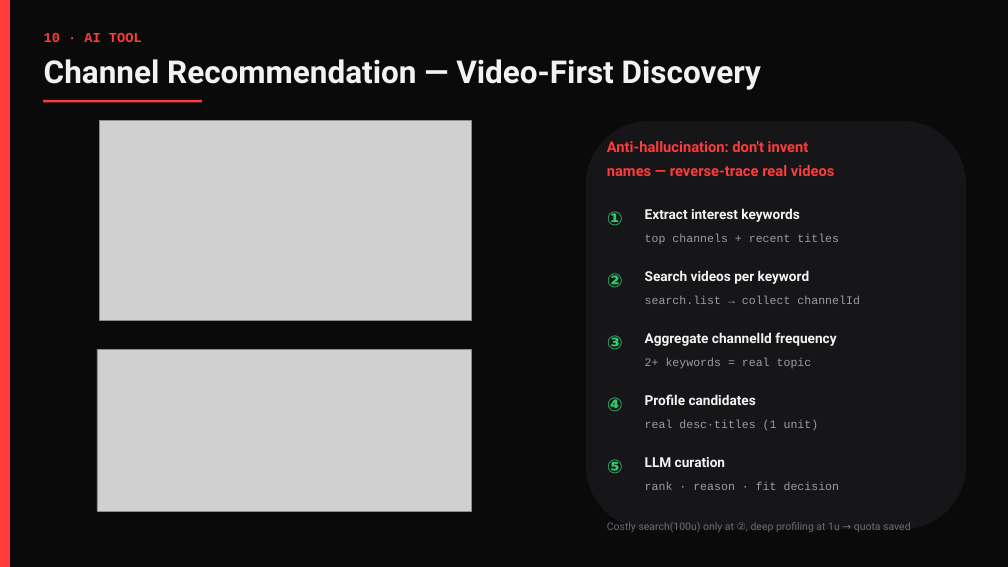
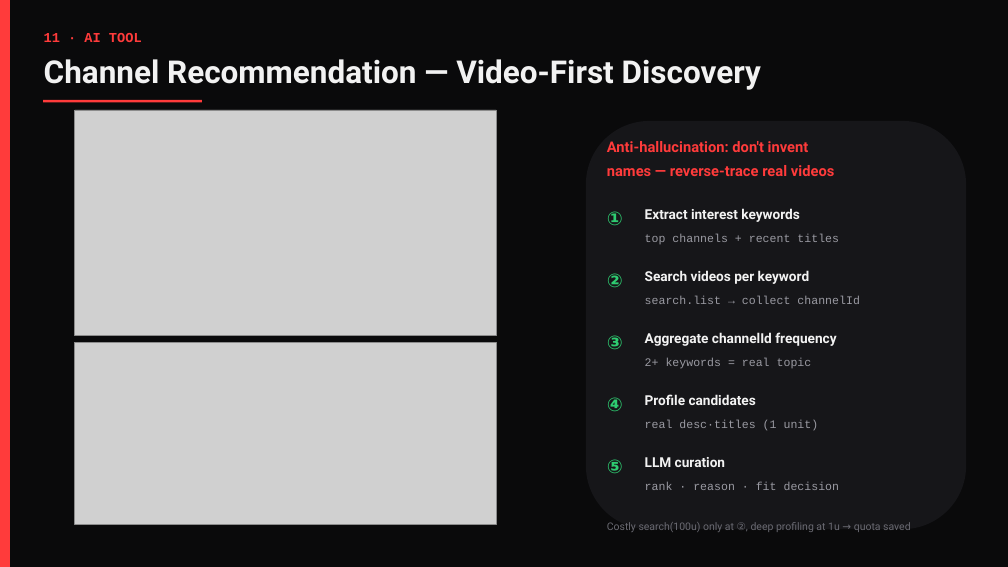
Before and after one commit to HANJUSON/Liberal_algorithm, a slide deck: slide 13 of 구독채널_관심도_분석기_발표.pptx (slide 12 before the commit). Drawn at 1008x567 pixels with LibreOffice and Linux fonts; fonts in the diff are those of the drawing; grey boxes stand for pictures. Boxes give left, top, right and bottom in pixels: in the first picture for what was removed or moved away, otherwise in the second. Text is boxed around its words. In the diff, an @@ line names an element or a change of style, - is before the commit and + after.

```diff
--- a/구독채널_관심도_분석기_발표.pptx
+++ b/구독채널_관심도_분석기_발표.pptx
@@ text at bbox=[44, 33, 142, 42]: text changed @@
-10 · AI TOOL
+11 · AI TOOL
@@ picture: place and size @@
-picture at bbox=[100, 121, 471, 320]
+picture at bbox=[75, 110, 496, 336]
@@ picture: place and size @@
-picture at bbox=[97, 349, 471, 511]
+picture at bbox=[75, 343, 496, 525]
```
Also in this commit, not shown: 6 other slides changed, 1 slide added, 2 other files.
